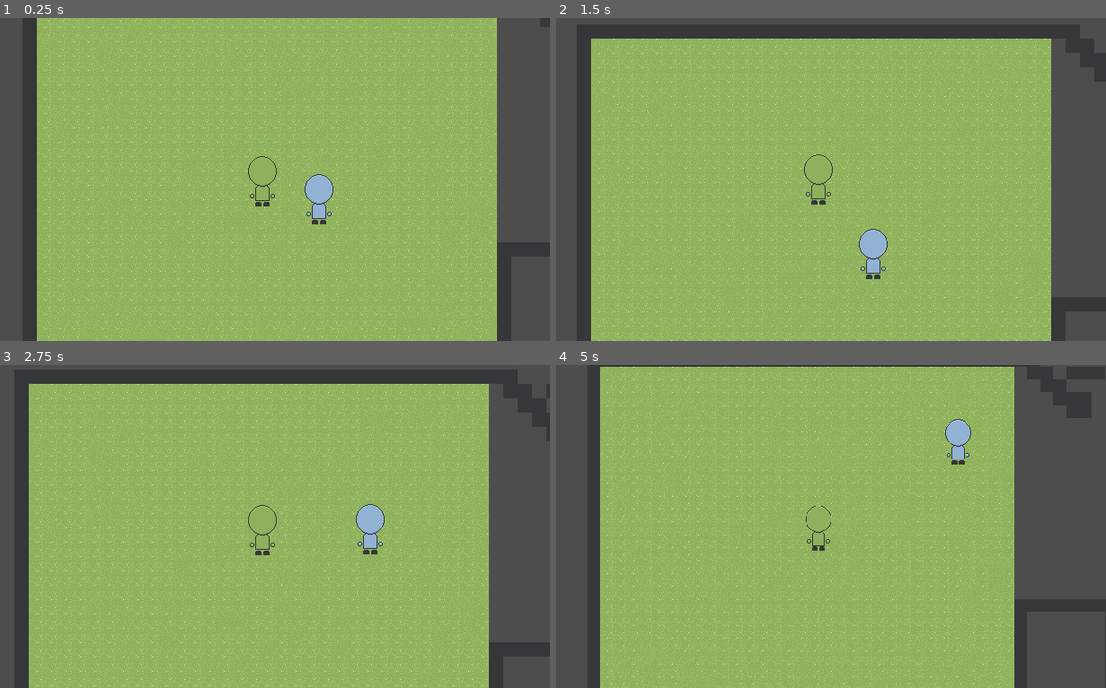
Above: before the commit, frames 1-4 (two rows, left to right).
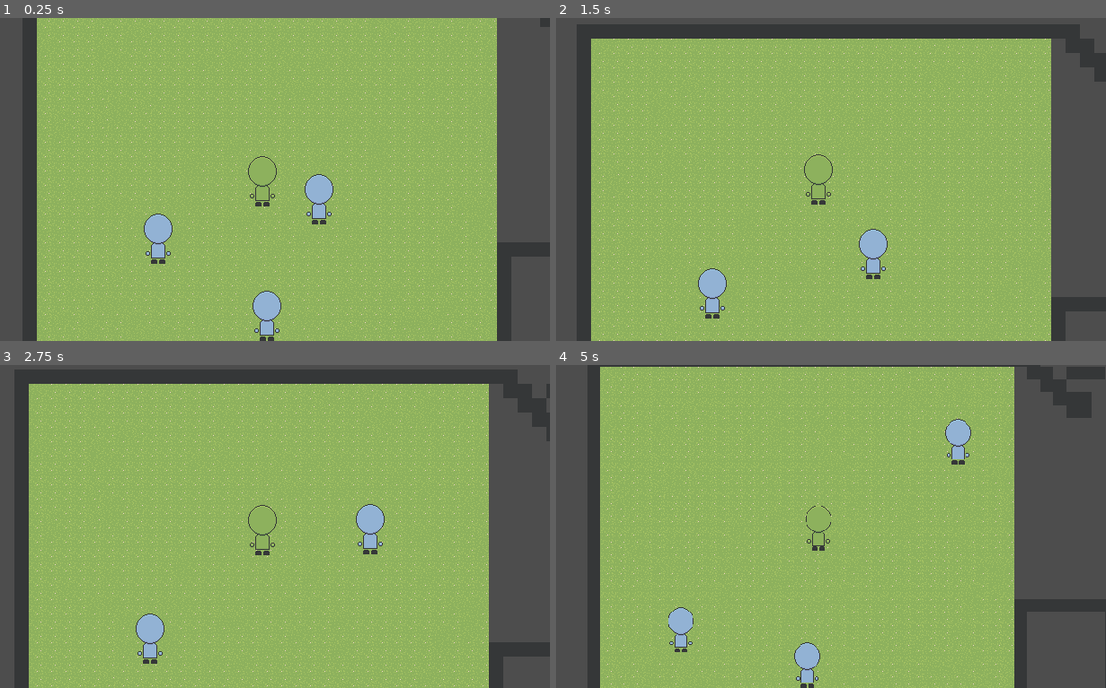
Above: after the commit, the same moments.

Repository: AugustoRemus/DetetiveGrafos
Game: Godot game, scene res://Scenes/DebugTeste/fase_debug.tscn
Same seed, same stepped clock (60 frames per second), same inputs: the game is played once before the commit and once after it.
Inputs (mouse positions are in pixels of both pictures, inside the frame that each line leads up to):
- Up to frame 1 (0.25 s): no input
- Up to frame 2 (1.5 s): tap Enter at 0.5 s; move the mouse to (946, 163) at 0.52 s; hold W (up) 0.53-1.28 s; tap D (R) at 0.6 s; move the mouse to (704, 195) at 1.27 s; hold S (down) from 1.28 s (still down); tap A (L) at 1.35 s
- Up to frame 3 (2.75 s): tap D (R) at 1.55, 2.3 s; move the mouse to (319, 455) at 2.02 s; release S (down) at 2.03 s; hold W (up) from 2.03 s (still down); right-click (319, 455) at 2.1 s
- Up to frame 4 (5 s): move the mouse to (787, 591) at 2.77 s; tap D (R) at 2.85, 3.6, 4.55 s; move the mouse to (990, 574) at 3.52 s; release W (up) at 3.53 s; hold S (down) from 3.53 s (still down); tap Z (Debug) at 4.15 s; move the mouse to (644, 478) at 4.27 s; tap A (L) at 4.35 s

The runs differ from the first frame. In frame 1, 1.1% of the frame differs, in the area x 26-52%, y 60-100%; in frame 2, 0.5%; in frame 3, 0.5%; in frame 4, 0.9%.

Commit message:
comentario e teste mov/anima NPCs

Diff:
--- a/detetivegrafos/Scenes/DebugTeste/fase_debug.tscn
+++ b/detetivegrafos/Scenes/DebugTeste/fase_debug.tscn
@@ -105,12 +105,24 @@
 
 [node name="BaseNPCs" parent="." node_paths=PackedStringArray("nodosDestino") instance=ExtResource("3_ywf2r")]
 position = Vector2(236, 174)
-nodosDestino = [NodePath("../ArrayPontos/1"), NodePath("../ArrayPontos/2")]
+nodosDestino = [NodePath("../ArrayPontos/0"), NodePath("../ArrayPontos/1")]
+
+[node name="BaseNPCs2" parent="." node_paths=PackedStringArray("nodosDestino") instance=ExtResource("3_ywf2r")]
+position = Vector2(57, 218)
+nodosDestino = [NodePath("../ArrayPontos/0"), NodePath("../ArrayPontos/1"), NodePath("../ArrayPontos/2"), NodePath("../ArrayPontos/4")]
+
+[node name="BaseNPCs3" parent="." node_paths=PackedStringArray("nodosDestino") instance=ExtResource("3_ywf2r")]
+position = Vector2(178, 304)
+nodosDestino = [NodePath("../ArrayPontos/1")]
 
 [node name="ArrayPontos" type="Node" parent="."]
 
-[node name="1" type="Node2D" parent="ArrayPontos"]
+[node name="0" type="Node2D" parent="ArrayPontos"]
 position = Vector2(370, 21)
 
+[node name="1" type="Node2D" parent="ArrayPontos"]
+position = Vector2(16, 267)
+
 [node name="2" type="Node2D" parent="ArrayPontos"]
-position = Vector2(16, 267)
+
+[node name="4" type="Node2D" parent="ArrayPontos"]
--- a/detetivegrafos/Scenes/base_np_cs.tscn
+++ b/detetivegrafos/Scenes/base_np_cs.tscn
@@ -6,6 +6,9 @@
 [ext_resource type="Script" uid="uid://c7vb66rsbo7d4" path="res://Scripts/NPCs/navigation_agent_2d.gd" id="4_y6ahf"]
 [ext_resource type="Script" uid="uid://ckf1g5wqysw3g" path="res://Scripts/NPCs/logica_destino.gd" id="5_ujk41"]
 [ext_resource type="Script" uid="uid://tuo8pkkfmcsi" path="res://Scripts/NPCs/animacao.gd" id="6_ypi4a"]
+
+[sub_resource type="RectangleShape2D" id="RectangleShape2D_ypi4a"]
+size = Vector2(13, 12)
 
 [node name="BaseNPCs" type="CharacterBody2D" node_paths=PackedStringArray("animacaoNode")]
 script = ExtResource("1_cf2bg")
@@ -35,4 +38,9 @@
 script = ExtResource("6_ypi4a")
 spriteNPC = NodePath("../Sprite")
 
+[node name="CollisionShape2D" type="CollisionShape2D" parent="."]
+position = Vector2(0.5, 24)
+shape = SubResource("RectangleShape2D_ypi4a")
+disabled = true
+
 [connection signal="timeout" from="timerDestino" to="NavigationAgent2D" method="_on_timer_destino_timeout"]
--- a/detetivegrafos/Scripts/NPCs/animacao.gd
+++ b/detetivegrafos/Scripts/NPCs/animacao.gd
@@ -3,13 +3,14 @@
 @export var spriteNPC: Sprite2D
 
 #pode variar se o npc for mais rapido, adicionar no resource
+#no bob_speed
 var bob_time := 0.0
 var bob_speed := 0.4
 var bob_height := 3.0
 
 
 
-
+#passa a velocity do character do npc
 func _animation(direcao):
 	#vai ver se o npc esta se movendo
 	if direcao != Vector2.ZERO:
Not shown: 1 places in detetivegrafos/Scenes/base_np_cs.tscn that only renumber resources
